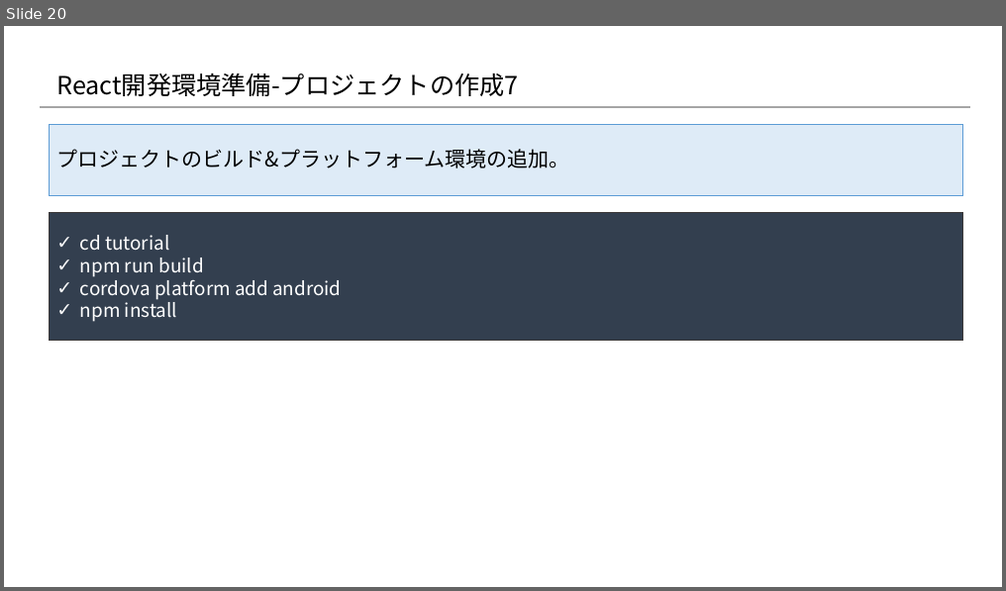
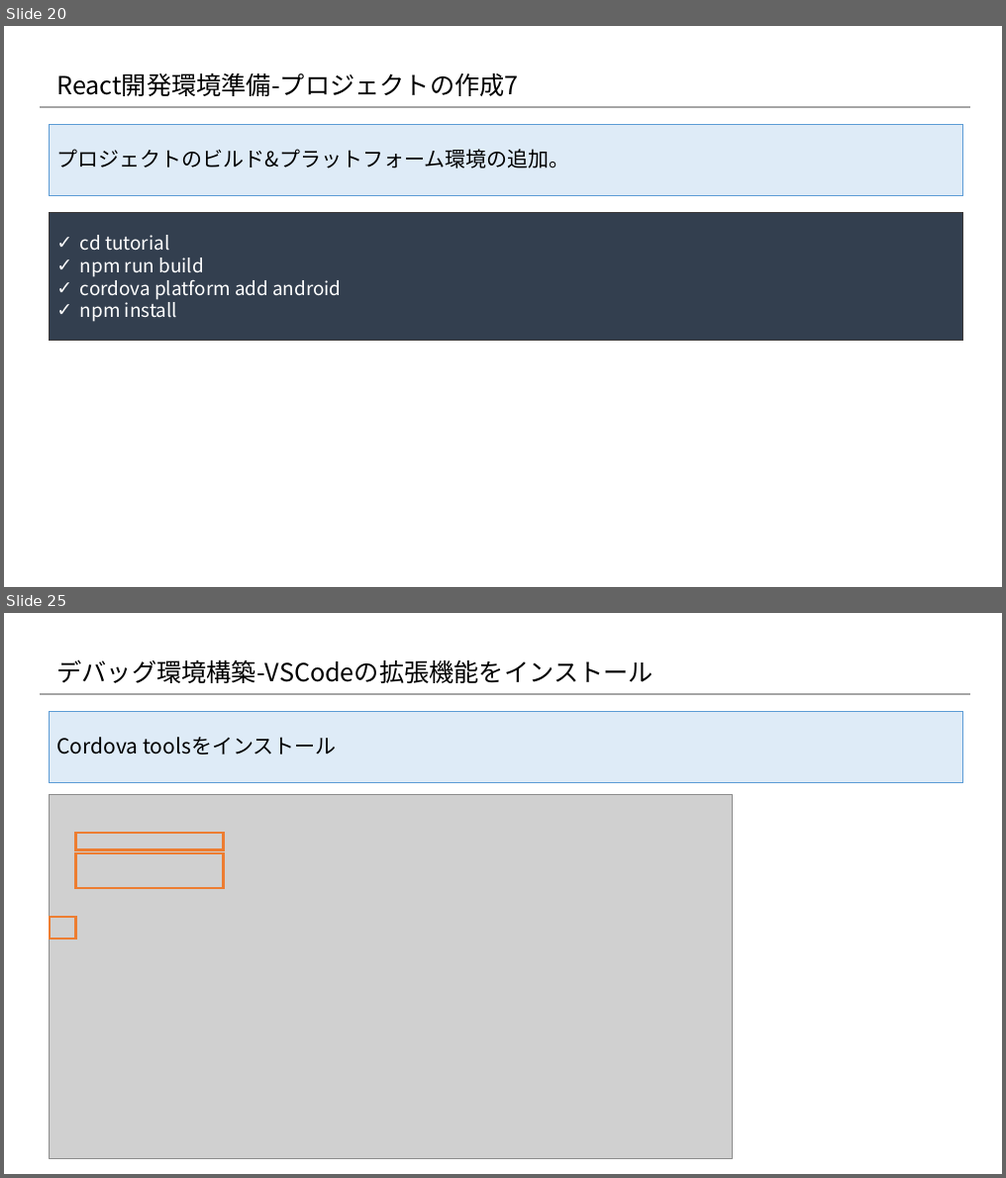
Before and after one commit to konnpeitoon/diary, a slide deck: doc/01_勉強会/01_勉強会資料/20180719_勉強会/02.資料/04_開発環境構築.pptx. Shown one above the other, each under a label of ours: slide 20 before the commit, slides 20 and 25 after it; the slides between them are not shown. The pictures are 1006x591 and 1006x1178 pixels, drawn with LibreOffice and Linux fonts; fonts in the diff are those of the drawing; grey boxes stand for pictures; background and template pictures are left out. Boxes give left, top, right and bottom in pixels: in the first picture for what was removed or moved away, otherwise in the second. Text is boxed around its words. In the diff, an @@ line names an element or a change of style, - is before the commit and + after.

```diff
--- a/doc/01_勉強会/01_勉強会資料/20180719_勉強会/02.資料/04_開発環境構築.pptx
+++ b/doc/01_勉強会/01_勉強会資料/20180719_勉強会/02.資料/04_開発環境構築.pptx
@@ slide 25 added at box(4, 613, 1002, 1174), background #FFFFFF; not listed: 1 template element that a slide beside it also shows @@
@@ title added at box(56, 660, 652, 683), 24 pt, text #000000 @@
+デバッグ環境構築-VSCodeの拡張機能をインストール
@@ rectangle added at box(50, 711, 963, 783), fill #DEEBF7, outline #5B9BD5 0.75 pt, 20 pt, text #000000 @@
+Cordova toolsをインストール
@@ picture added at box(50, 795, 733, 1158) @@
@@ rectangle added at box(76, 833, 224, 851), outline #ED7D31 2.25 pt @@
@@ rectangle added at box(76, 854, 224, 888), outline #ED7D31 2.25 pt @@
@@ rectangle added at box(50, 917, 76, 939), outline #ED7D31 2.25 pt @@
```
Also in this commit, not shown: 4 slides changed, 7 other slides added, 1 slide removed.
